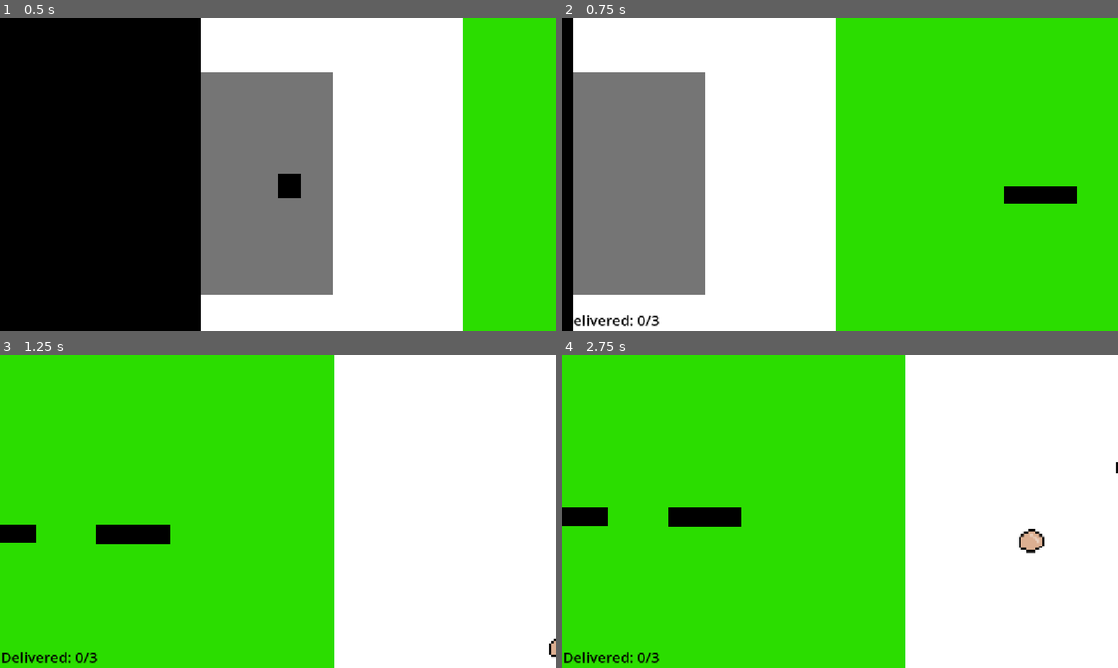
Above: before the commit, frames 1-4 (two rows, left to right).
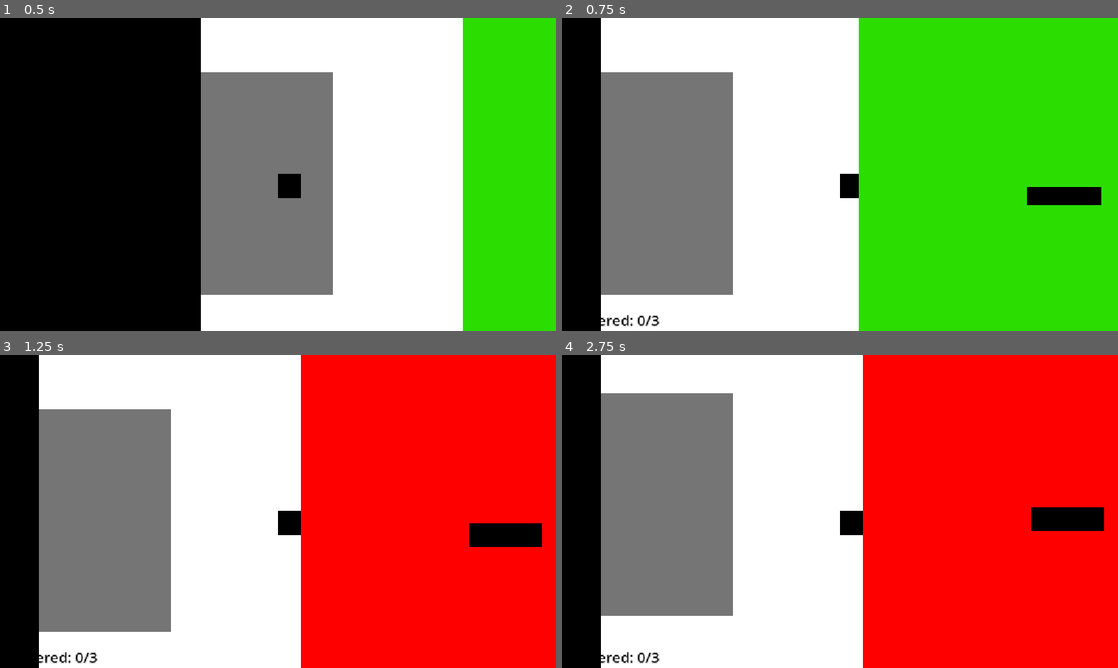
Above: after the commit, the same moments.

Repository: HarisKhanFr/dont-wake-the-giant
Game: Godot game, scene res://main.tscn
Same seed, same stepped clock (60 frames per second), same inputs: the game is played once before the commit and once after it.
Inputs:
- Up to frame 1 (0.5 s): no input
- Up to frame 2 (0.75 s): tap Enter at 0.5 s; hold D (move_right) from 0.53 s (still down); tap E (drop) at 0.6 s
- Up to frame 3 (1.25 s): keep holding D (move_right)
- Up to frame 4 (2.75 s): release D (move_right) at 1.28 s; hold S (move_down) 1.28-2.03 s; tap E (drop) at 1.35, 2.1 s; tap R (restart) at 2 s; hold D (move_right) from 2.03 s (still down)

Frame 1 is identical in both runs. In frame 2, 13% of the frame differs, in the area x 2-97%, y 0-100%; in frame 3, 100%, in the area x 0-100%, y 0-100%; in frame 4, 100%.

Commit message:
Make giant solid

Diff:
--- a/dont-wake-the-giant/main.tscn
+++ b/dont-wake-the-giant/main.tscn
@@ -8,10 +8,13 @@
 size = Vector2(137, 231)
 
 [sub_resource type="RectangleShape2D" id="RectangleShape2D_pqory"]
-size = Vector2(558, 387)
+size = Vector2(600, 430)
 
 [sub_resource type="RectangleShape2D" id="RectangleShape2D_5kaua"]
 size = Vector2(225.5, 558)
+
+[sub_resource type="RectangleShape2D" id="RectangleShape2D_4326w"]
+size = Vector2(558, 387)
 
 [node name="Main" type="Node2D" unique_id=536632652]
 script = ExtResource("1_0xm2m")
@@ -134,6 +137,12 @@
 
 [node name="SpawnedItems" type="Node2D" parent="." unique_id=1434024517]
 
+[node name="GiantBody" type="StaticBody2D" parent="." unique_id=988936738]
+position = Vector2(551, 193.5)
+
+[node name="CollisionShape2D" type="CollisionShape2D" parent="GiantBody" unique_id=118522483]
+shape = SubResource("RectangleShape2D_4326w")
+
 [connection signal="body_entered" from="MouseHole" to="." method="_on_mouse_hole_body_entered"]
 [connection signal="body_exited" from="MouseHole" to="." method="_on_mouse_hole_body_exited"]
 [connection signal="body_entered" from="Giant/GiantTouch" to="." method="_on_giant_touch_body_entered"]
